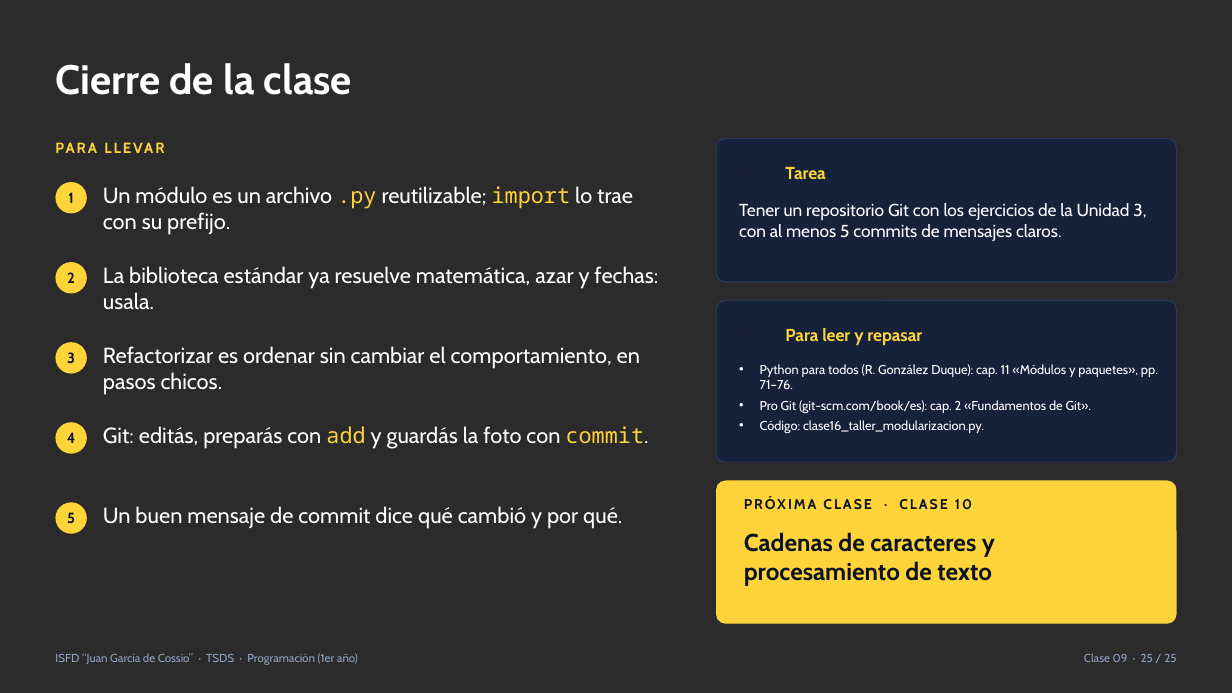
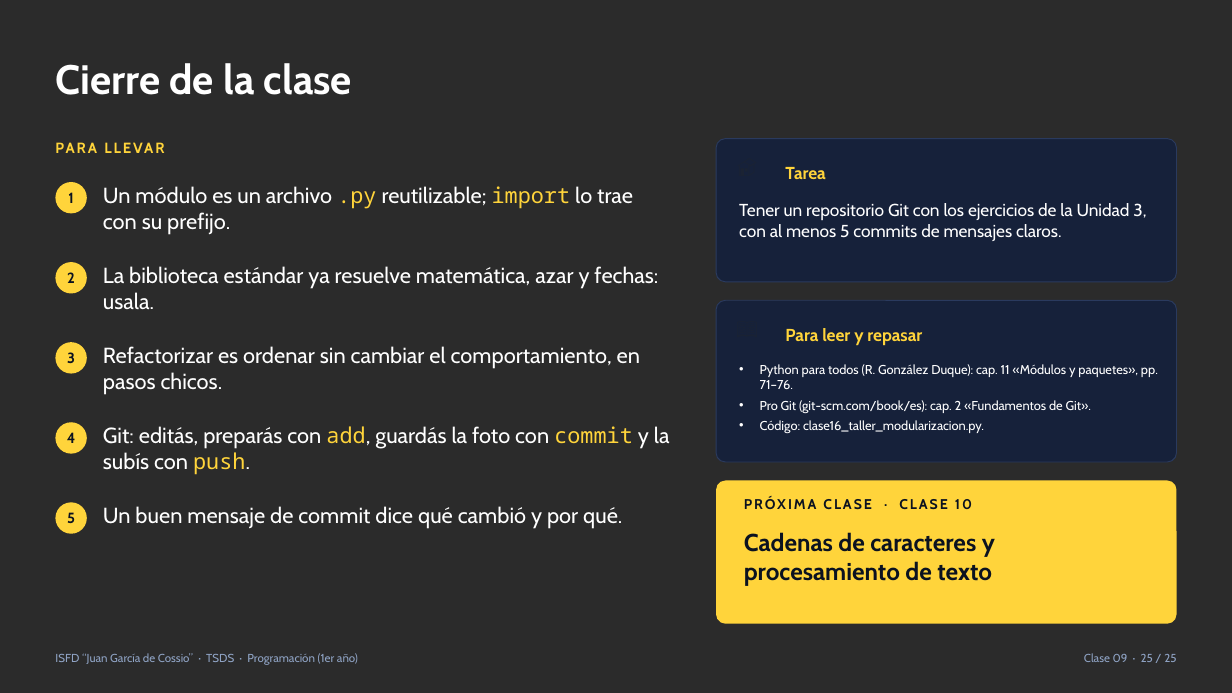
Before and after one commit to RickyFer22/ISFD_PROGRAMACION, a slide deck: slide 25 of Presentaciones/Clase 09 - Módulos, biblioteca estándar y control de versiones con Git.pptx. Drawn at 1232x693 pixels with LibreOffice and Linux fonts; fonts in the diff are those of the drawing; background and template pictures are left out; a plain dark background stands for a picture behind light text. Boxes give left, top, right and bottom in pixels: in the first picture for what was removed or moved away, otherwise in the second. Text is boxed around its words. In the diff, an @@ line names an element or a change of style, - is before the commit and + after.

```diff
--- a/Presentaciones/Clase 09 - Módulos, biblioteca estándar y control de versiones con Git.pptx
+++ b/Presentaciones/Clase 09 - Módulos, biblioteca estándar y control de versiones con Git.pptx
@@ text at (x1=103, y1=426, x2=670, y2=475): text changed @@
-Git: editás, preparás con add y guardás la foto con commit.
+Git: editás, preparás con add, guardás la foto con commit y la subís con push.
```
Also in this commit, not shown: 4 other slides changed.
